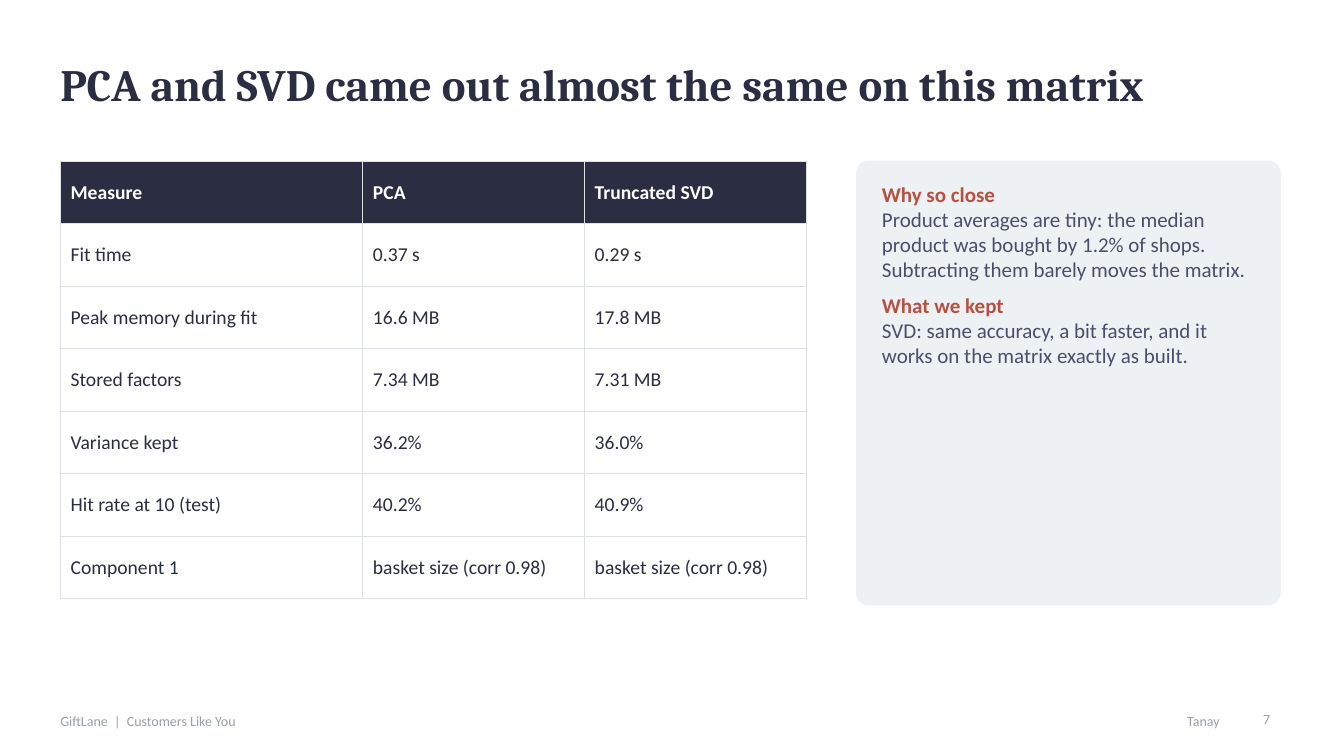
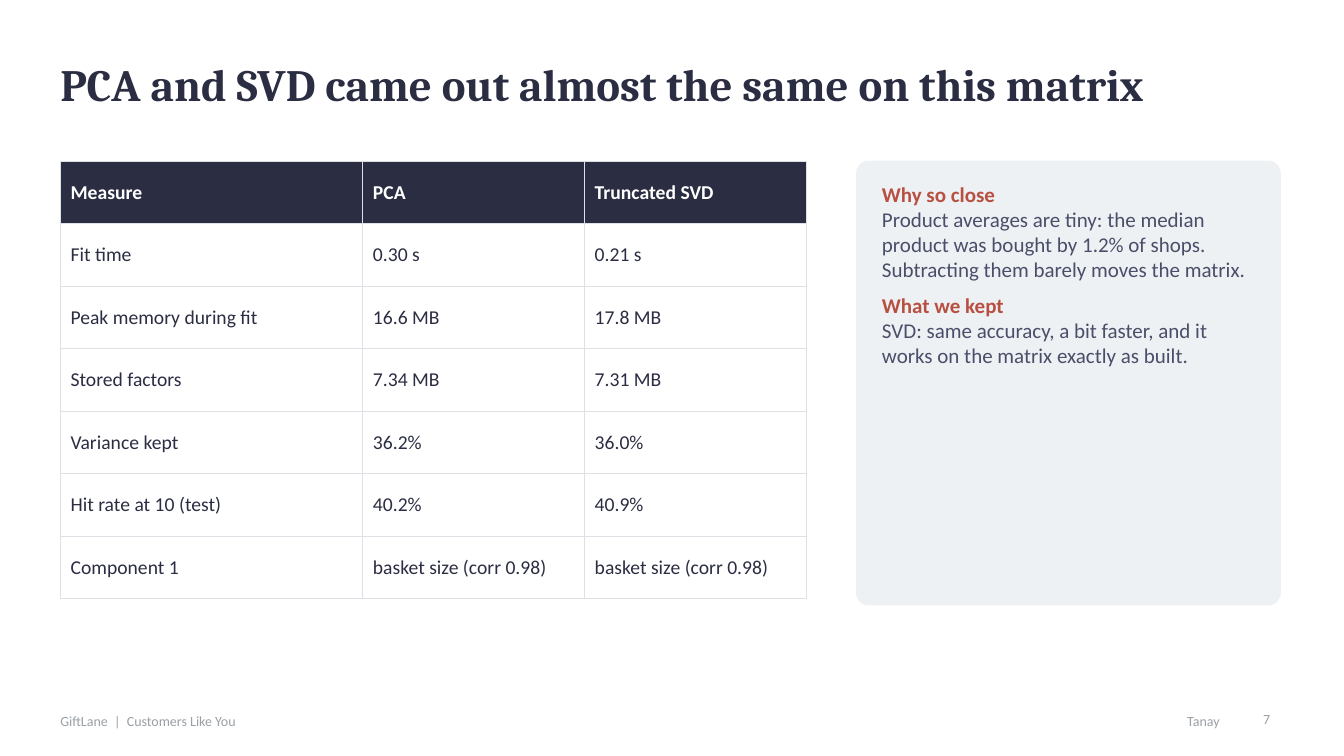
Before and after one commit to AchintyaShah25/MiniProj_Linear_Algebra, a slide deck: slide 7 of docs/slides.pptx. Drawn at 1344x756 pixels with LibreOffice and Linux fonts; fonts in the diff are those of the drawing. Boxes give left, top, right and bottom in pixels: in the first picture for what was removed or moved away, otherwise in the second. Text is boxed around its words. In the diff, an @@ line names an element or a change of style, - is before the commit and + after.

```diff
--- a/docs/slides.pptx
+++ b/docs/slides.pptx
@@ table at box(60, 161, 807, 581) @@
-row 2, column 2: 0.37 s
+row 2, column 2: 0.30 s
-row 2, column 3: 0.29 s
+row 2, column 3: 0.21 s
```
Also in this commit, not shown: 1 other slide changed, 4 other files.
